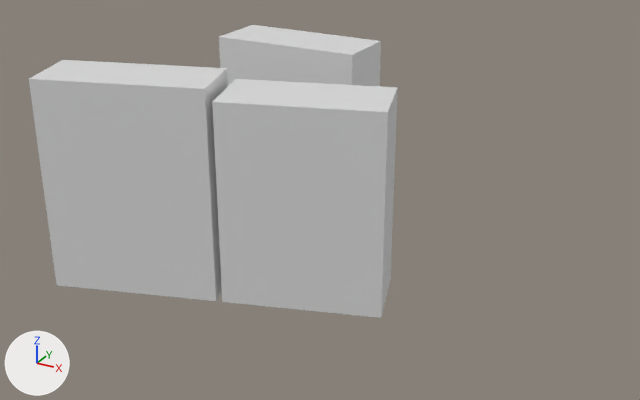
Before and after pictures for a commit that changed the FBX model AMA0065-Belario/assets/3d/Belario_Dummys_INV.fbx.
Before and after are seen from a 50 mm lens placed at (106.3, -179.7, 111.1), pointed at (5.9, 2.7, 19.9). The axes (+X, +Y, +Z) are drawn at lower left. The lights are the same throughout. The picture after the commit comes second.

Script lines for the objects in view, before the commit:
```python
me_scene = bpy.data.meshes.new('Scene')
me_scene.from_pydata(...)  # a box spanning x -50.0..50.0, y -50.0..50.0, z -50.0..50.0
me_scene.materials.append(mat_defaulthdmaterial)  # light grey #dedede
ob_belario_dummys_inv = bpy.data.objects.new('Belario_Dummys_INV', None)
ob_belario_dummys_inv.location = (0.0, 0.0, 0.0)
ob_belario_dummys_inv.rotation_euler = (1.571, 0.0, 0.0)  # degrees (90, 0, 0)
ob_belario_dummys_inv.scale = (0.01, 0.01, 0.01)
ob_torre_2 = bpy.data.objects.new('Torre_2', me_scene)
ob_torre_2.parent = ob_belario_dummys_inv
ob_torre_2.location = (1359.0, 2973.0, 1704.0)
ob_torre_2.rotation_euler = (0.0, 0.313, 0.0)  # degrees (0, 18, 0)
ob_torre_2.scale = (37.6, 49.0, 18.1)
ob_torre_3 = bpy.data.objects.new('Torre_3', me_scene)
ob_torre_3.parent = ob_belario_dummys_inv
ob_torre_3.location = (-2478.0, 3111.0, 3011.0)
ob_torre_3.rotation_euler = (0.0, 0.313, 0.0)  # degrees (0, 18, 0)
ob_torre_3.scale = (40.4, 51.8, 16.7)
# also in view: 'Torre_1' at (-11.9, 23.5, 29.3)
```
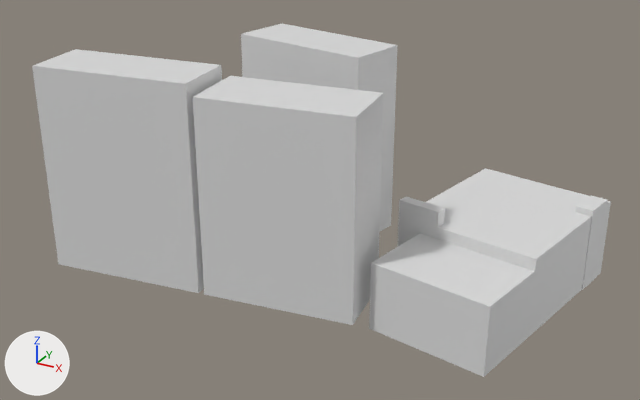
Commit message: Subida automática de 'assets' del proyecto AMA0065-Belario

ob_belario_dummys_inv is not drawn itself; it is the parent of ob_torre_1, ob_torre_2, ob_torre_3.

Where the change shows, as pixel boxes (x1, y1, x2, y2) in the pictures (640 x 400 px):
'Torre_2', turned: before (212, 79, 398, 318); after (192, 76, 384, 325)
'Torre_3', turned: before (29, 60, 228, 301); after (32, 49, 222, 293)
'Cube', added: after (369, 234, 535, 377)
'Cube__1_', added: after (400, 168, 611, 337)
'Torre_1', turned: before (219, 25, 381, 87); after (241, 24, 397, 231)
'Cube__3_', added: after (575, 195, 608, 290)
'Cube__2_', added: after (397, 196, 445, 247)

What changed in the scene script:
```text
Change ob_belario_dummys_inv:
    ob_belario_dummys_inv.rotation_euler: (1.571, 0.0, 0.0) -> (1.571, 0.0, -0.186)  # degrees (90, 0, 0) -> degrees (90, 0, -11)
Add ob_cube__2:
    ob_cube__2 = bpy.data.objects.new('Cube__2_', me_scene)
    ob_cube__2.parent = ob_belario_dummys_inv
    ob_cube__2.location = (3452.0, 1425.0, -603.9)
    ob_cube__2.scale = (11.0, 23.9, 2.85)
Add ob_cube:
    ob_cube = bpy.data.objects.new('Cube', me_scene)
    ob_cube.parent = ob_belario_dummys_inv
    ob_cube.location = (5020.0, 1080.0, -1483.0)
    ob_cube.scale = (29.9, 17.0, 59.5)
Add ob_cube__3:
    ob_cube__3 = bpy.data.objects.new('Cube__3_', me_scene)
    ob_cube__3.parent = ob_belario_dummys_inv
    ob_cube__3.location = (6318.0, 1306.0, -3743.0)
    ob_cube__3.scale = (4.36, 21.5, 8.65)
Add ob_cube__1:
    ob_cube__1 = bpy.data.objects.new('Cube__1_', me_scene)
    ob_cube__1.parent = ob_belario_dummys_inv
    ob_cube__1.location = (4748.0, 1229.0, -2457.0)
    ob_cube__1.scale = (35.3, 20.0, 40.0)
```
